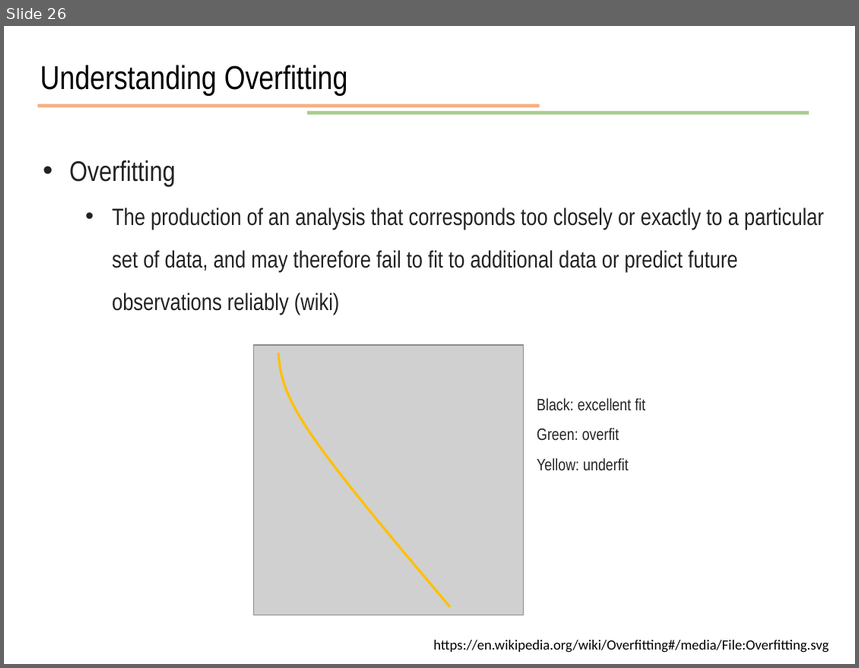
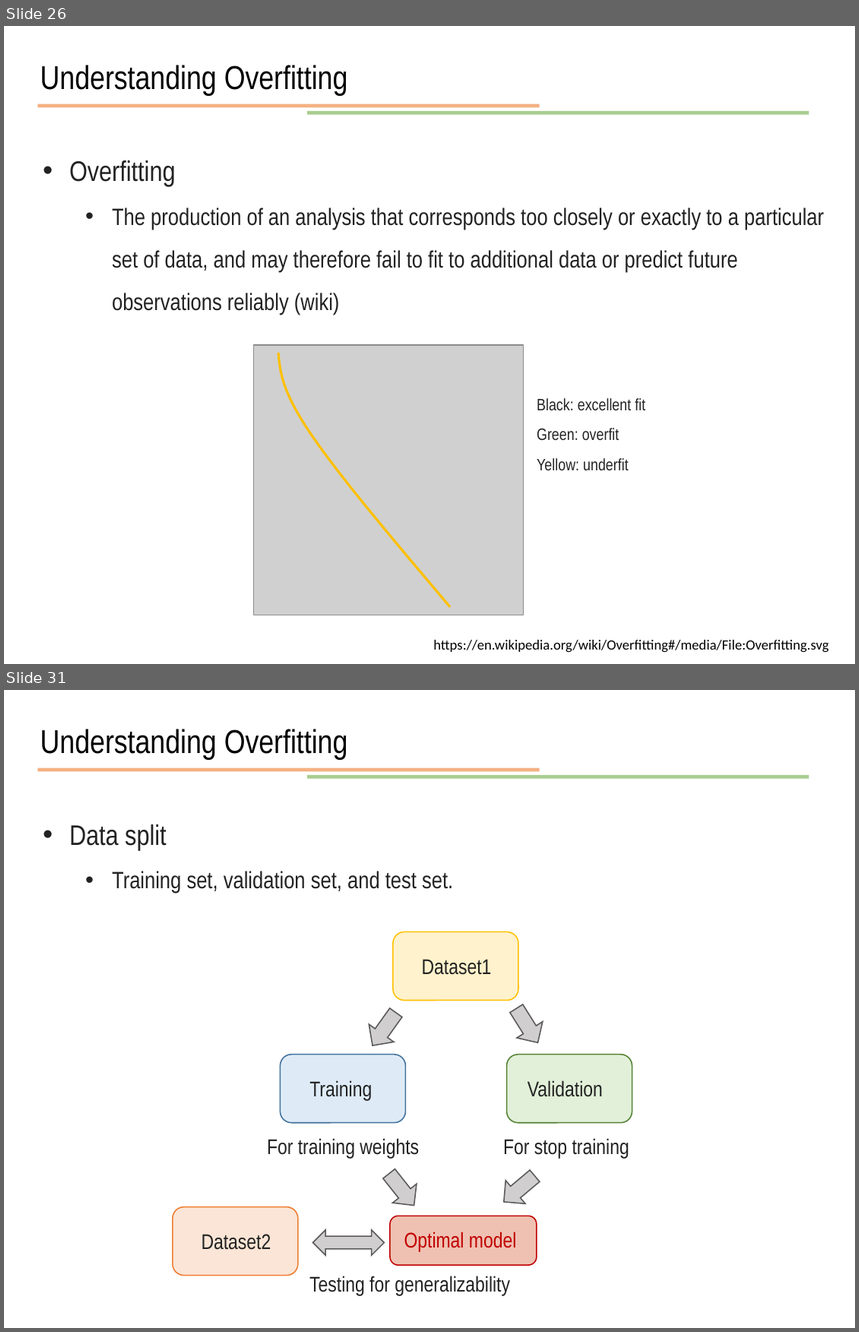
Before and after one commit to JunetaeKim/DeepLearningClass, a slide deck: Week10/week10 Introduction to tensorflow.pptx. Shown one above the other, each under a label of ours: slide 26 before the commit, slides 26 and 31 after it; the slides between them are not shown. The pictures are 859x668 and 859x1332 pixels, drawn with LibreOffice and Linux fonts; fonts in the diff are those of the drawing; grey boxes stand for pictures. Boxes give left, top, right and bottom in pixels: in the first picture for what was removed or moved away, otherwise in the second. Text is boxed around its words. In the diff, an @@ line names an element or a change of style, - is before the commit and + after.

```diff
--- a/Week10/week10 Introduction to tensorflow.pptx
+++ b/Week10/week10 Introduction to tensorflow.pptx
@@ slide 31 added at (4, 690, 855, 1328), background #FFFFFF @@
@@ text added at (40, 729, 348, 760), 28 pt, text #000000 @@
+Understanding Overfitting
@@ line added from (38, 770) to (539, 770), #ED7D31 3 pt @@
@@ line added from (307, 777) to (810, 777), #70AD47 3 pt @@
@@ text added at (69, 825, 453, 893), 20 pt, text #222222 @@
+• Data split
+  • Training set, validation set, and test set.
@@ rounded rectangle added at (393, 932, 518, 1000), fill #FFF2CC, outline #FFC000 1 pt @@
@@ text added at (422, 959, 492, 975), 18 pt, text #222222 @@
+Dataset1
@@ down arrow added at (360, 1004, 408, 1054), fill #D0CECE, outline #595959 1 pt @@
@@ down arrow added at (504, 1001, 551, 1051), fill #D0CECE, outline #595959 1 pt @@
@@ rounded rectangle added at (281, 1054, 406, 1122), fill #DEEBF7, outline #43739E 1 pt @@
@@ rounded rectangle added at (507, 1054, 633, 1122), fill #E2F0D9, outline #548235 1 pt @@
@@ text added at (310, 1081, 372, 1101), 18 pt, text #222222 @@
+Training
@@ text added at (528, 1081, 603, 1097), 18 pt, text #222222 @@
+Validation
@@ text added at (267, 1138, 419, 1159), 18 pt, text #222222 @@
+For training weights
@@ text added at (503, 1138, 629, 1159), 18 pt, text #222222 @@
+For stop training
@@ down arrow added at (377, 1164, 426, 1214), fill #D0CECE, outline #595959 1 pt @@
@@ down arrow added at (495, 1165, 545, 1214), fill #D0CECE, outline #595959 1 pt @@
@@ rounded rectangle added at (173, 1208, 297, 1276), fill #FBE5D6, outline #ED7D31 1 pt @@
@@ text added at (202, 1234, 272, 1250), 18 pt, text #222222 @@
+Dataset2
@@ left right arrow added at (313, 1230, 385, 1256), fill #D0CECE, outline #595959 1 pt @@
@@ rounded rectangle added at (390, 1216, 537, 1265), fill #CC3300 at 30% opacity, outline #C00000 1 pt @@
@@ text added at (405, 1232, 516, 1252), 18 pt, text #C00000 @@
+Optimal model
@@ text added at (310, 1276, 510, 1296), 18 pt, text #222222 @@
+Testing for generalizability
```
Also in this commit, not shown: 3 slides changed, 8 other slides added, 4 other files.
